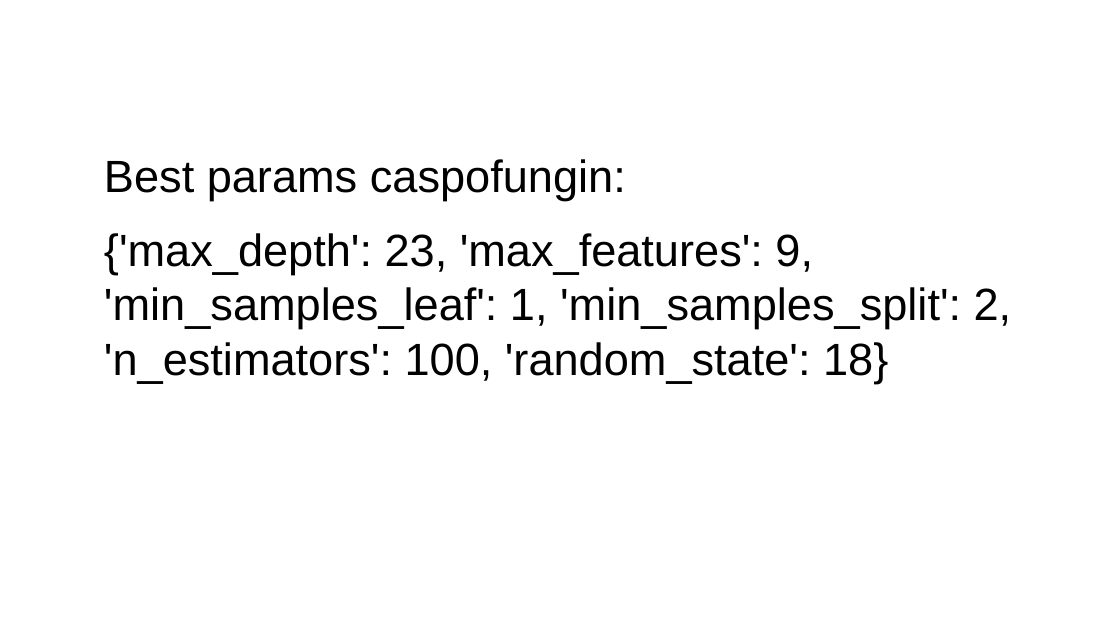
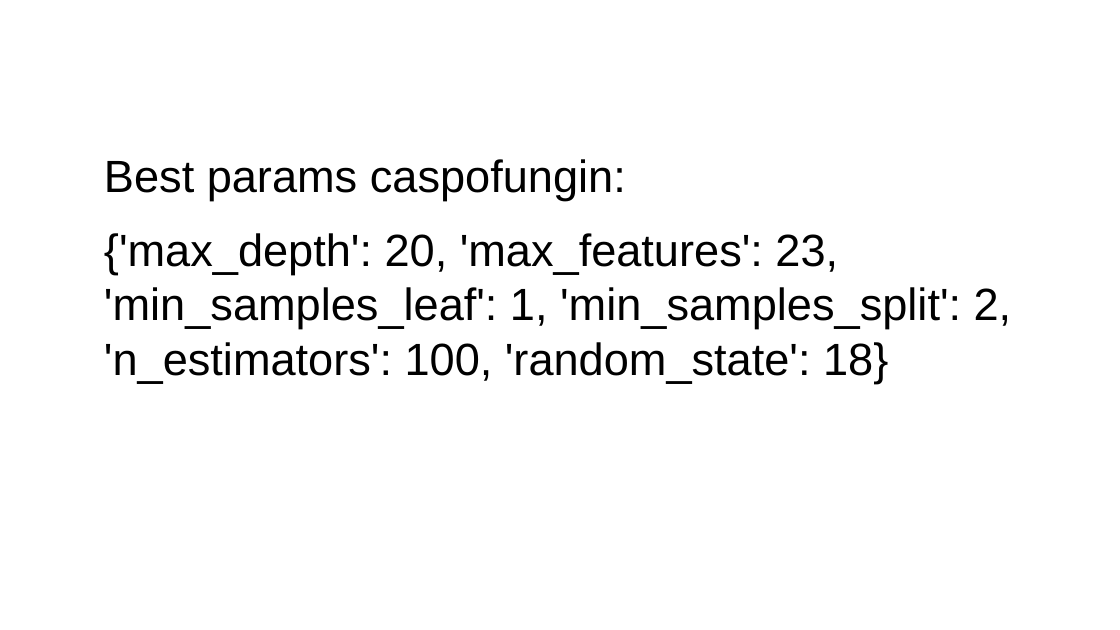
Before and after one commit to MathieuGig/Predict_Resistance_FKS1_GigM, a slide deck: slide 2 of Hyperparams_hunt.odp (slide 6 before the commit). Drawn at 1120x630 pixels with LibreOffice and Linux fonts; fonts in the diff are those of the drawing. Boxes give left, top, right and bottom in pixels: in the first picture for what was removed or moved away, otherwise in the second. Text is boxed around its words. In the diff, an @@ line names an element or a change of style, - is before the commit and + after.

Commit message:
Splits were not accurate, this meant overfitting occured. By using ShuffleSplit we can reduce the model's overfitting. Eliminating the variance of each split's accuracy score.

```diff
--- a/Hyperparams_hunt.odp
+++ b/Hyperparams_hunt.odp
@@ text at [104, 233, 1012, 383]: text changed @@
-{'max_depth': 23, 'max_features': 9, 'min_samples_leaf': 1, 'min_samples_split': 2, 'n_estimators': 100, 'random_state': 18}
+{'max_depth': 20, 'max_features': 23, 'min_samples_leaf': 1, 'min_samples_split': 2, 'n_estimators': 100, 'random_state': 18}
```
Also in this commit, not shown: 4 other slides changed, 11 slides removed, 15 other files.
